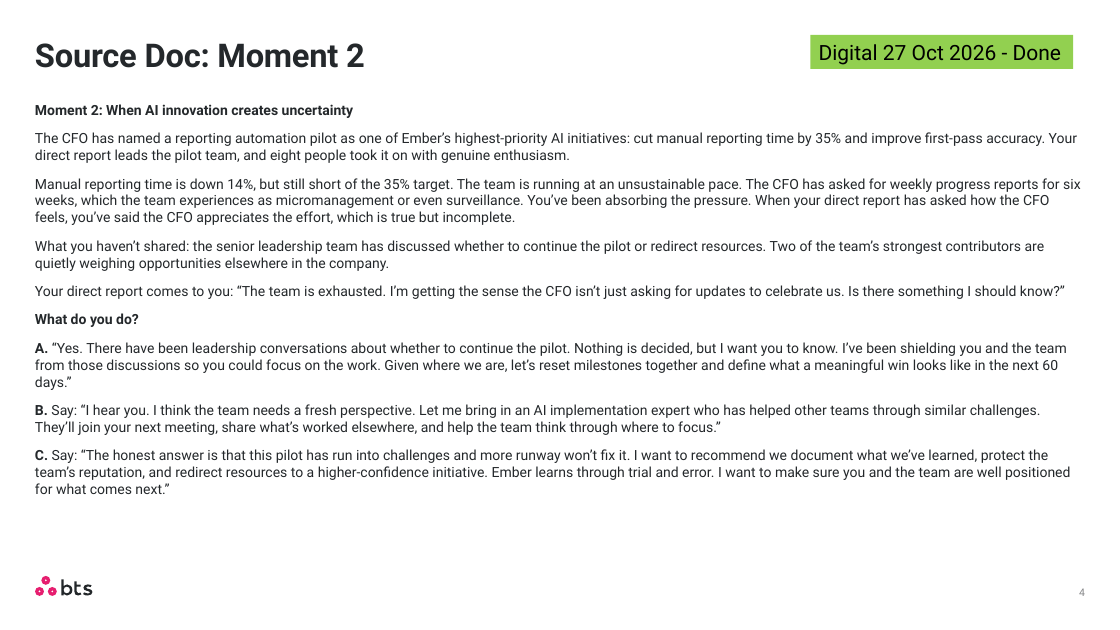
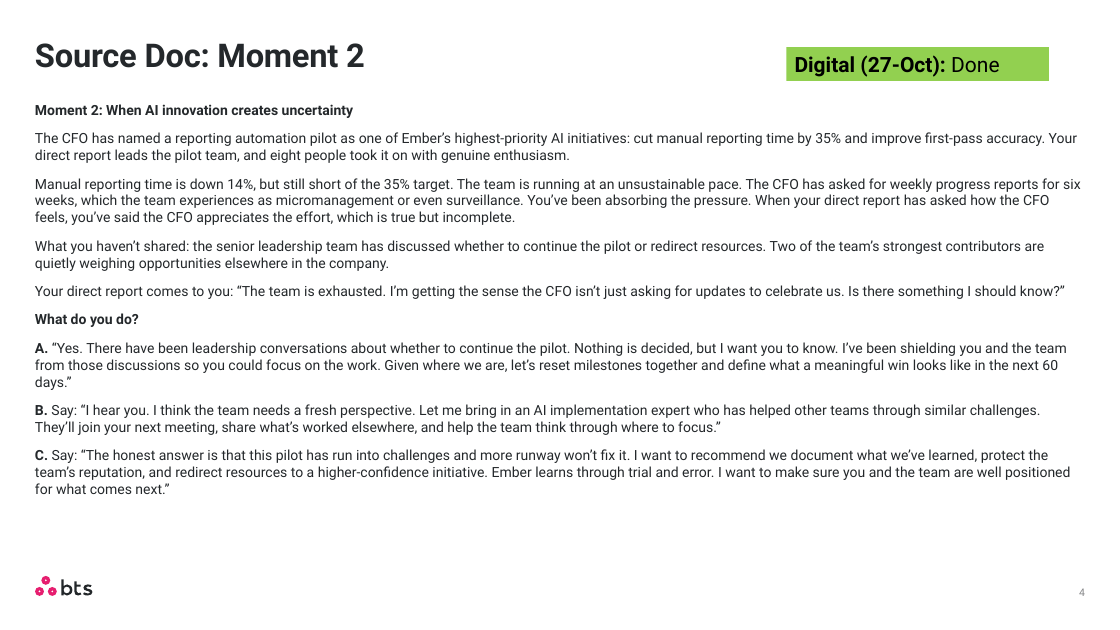
Before and after one commit to BTS-USA/BTS_BD_Marketing_MBS, a slide deck: slide 4 of _dev/Feedback/Consultant/27-Oct/10_26_2026_Update_For_Digital_Simulation.pptx. Drawn at 1120x630 pixels with LibreOffice and Linux fonts; fonts in the diff are those of the drawing. Boxes give left, top, right and bottom in pixels: in the first picture for what was removed or moved away, otherwise in the second. Text is boxed around its words. In the diff, an @@ line names an element or a change of style, - is before the commit and + after.

```diff
--- a/_dev/Feedback/Consultant/27-Oct/10_26_2026_Update_For_Digital_Simulation.pptx
+++ b/_dev/Feedback/Consultant/27-Oct/10_26_2026_Update_For_Digital_Simulation.pptx
@@ rectangle "Digital (27-Oct): Done": place and size @@
-rectangle "Digital (27-Oct): Done" at <box>811,35,1074,69</box>
+rectangle "Digital (27-Oct): Done" at <box>786,47,1049,81</box>
@@ text in rectangle at <box>795,55,999,77</box>: text changed; bold on @@
-Digital 27 Oct 2026 - Done
+Digital (27-Oct): Done
```
Also in this commit, not shown: 6 other slides changed.
